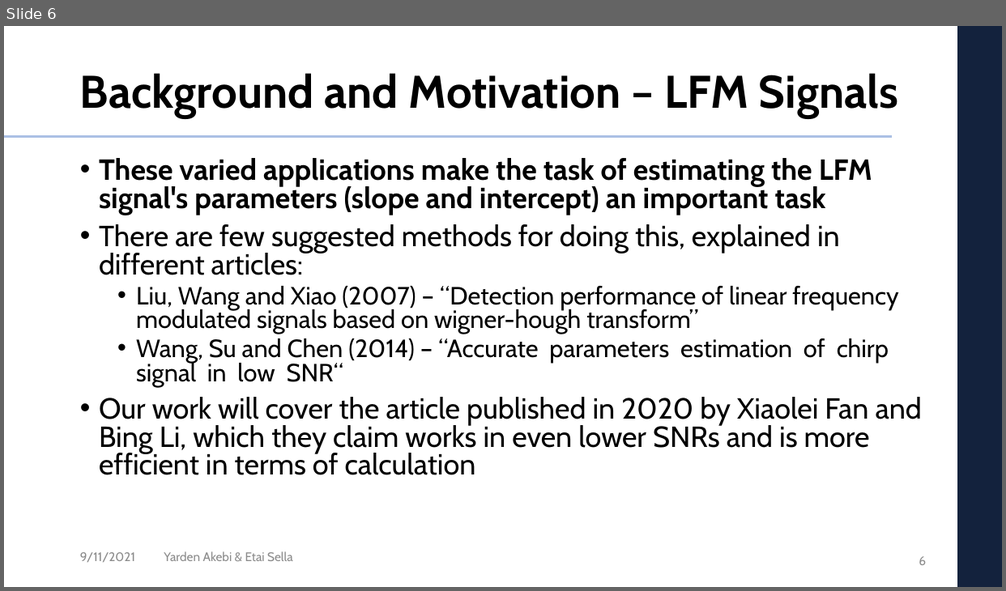
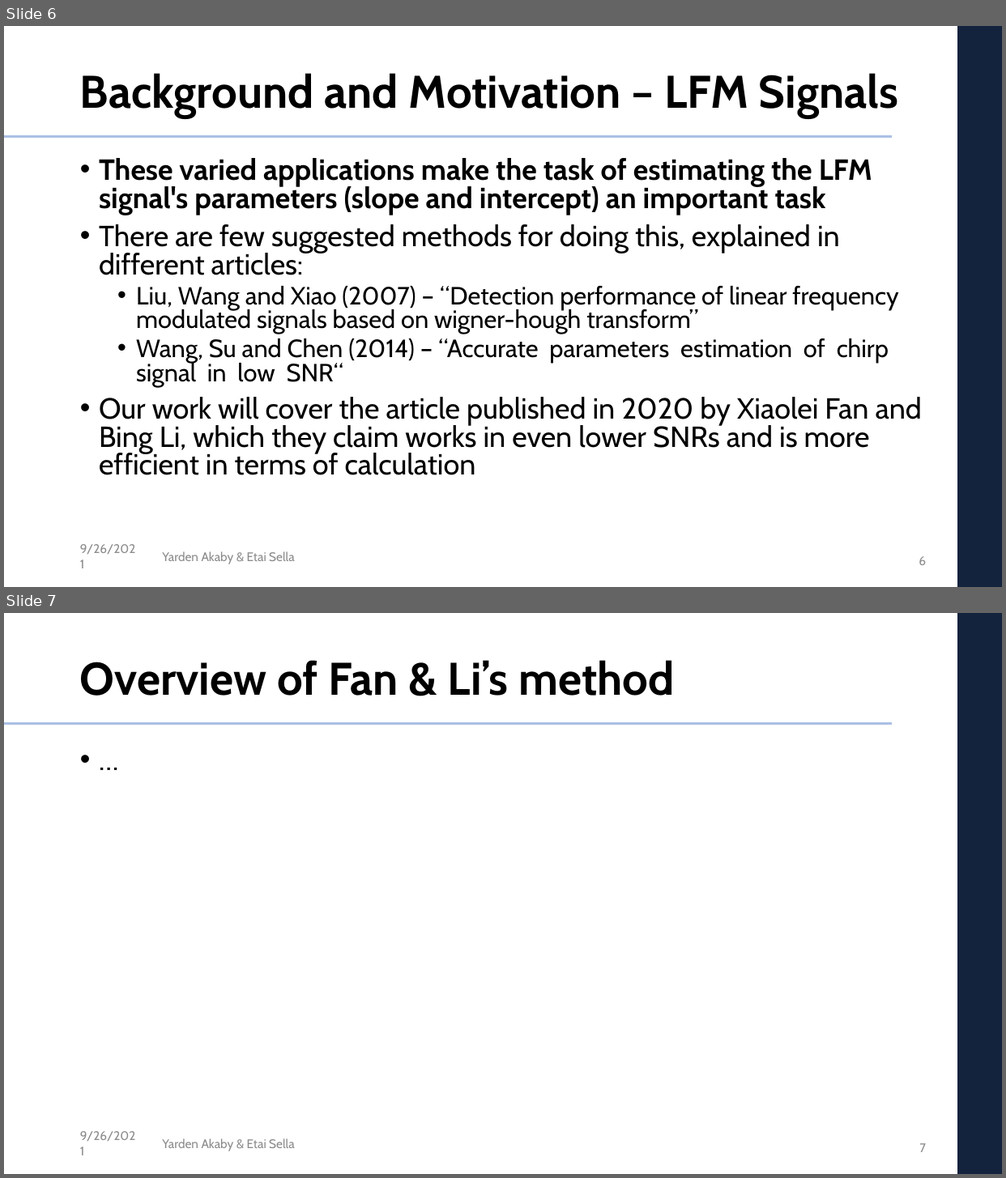
Before and after one commit to etaisella/multi_dim_DSP_final_project, a slide deck: presentation/DSP_project_presentation.pptx. Shown one above the other, each under a label of ours: slide 6 before the commit, slides 6 and 7 after it. The pictures are 1006x591 and 1006x1178 pixels, drawn with LibreOffice and Linux fonts; fonts in the diff are those of the drawing; background and template pictures are left out. Boxes give left, top, right and bottom in pixels: in the first picture for what was removed or moved away, otherwise in the second. Text is boxed around its words. In the diff, an @@ line names an element or a change of style, - is before the commit and + after.

```diff
--- a/presentation/DSP_project_presentation.pptx
+++ b/presentation/DSP_project_presentation.pptx
@@ slide 7 added at [4,613,1002,1174], background #FFFFFF; not listed: 3 template elements that a slide beside it also shows @@
@@ title added at [80,660,674,696], 44 pt, text #000000, bold @@
+Overview of Fan & Li’s method
@@ text added at [73,742,934,1098], 28 pt, text #000000 @@
+• …
@@ text added at [80,1131,136,1141], 12 pt, text #8C8C8C @@
+9/26/2021
@@ text added at [162,1139,294,1152], 12 pt, text #8C8C8C @@
+Yarden Akaby & Etai Sella
@@ page number added at [919,1144,926,1152], 12 pt, text #8C8C8C @@
+7
@@ slide 6 changed as well @@
@@ text at [80,544,136,554]: text changed @@
-9/11/2021
+9/26/2021
@@ text at [162,552,294,565]: text changed @@
-Yarden Akebi & Etai Sella
+Yarden Akaby & Etai Sella
```
Also in this commit, not shown: 5 other slides changed, 9 other slides added, 1 other file.
